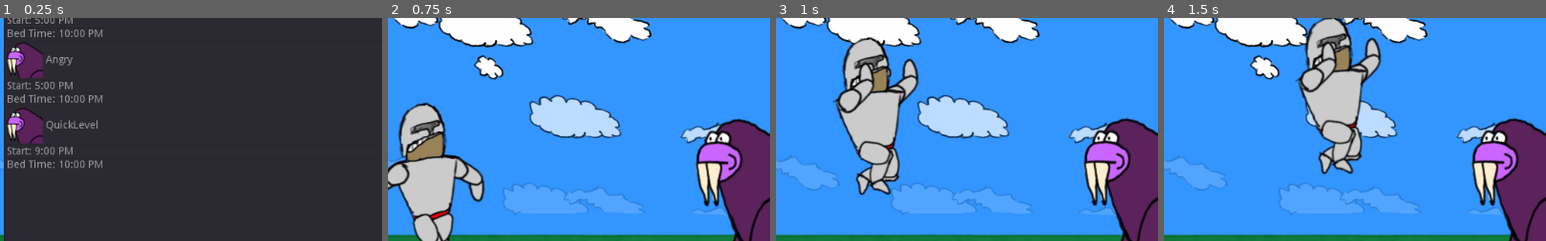
Above: before the commit, frames 1-4 (left to right).
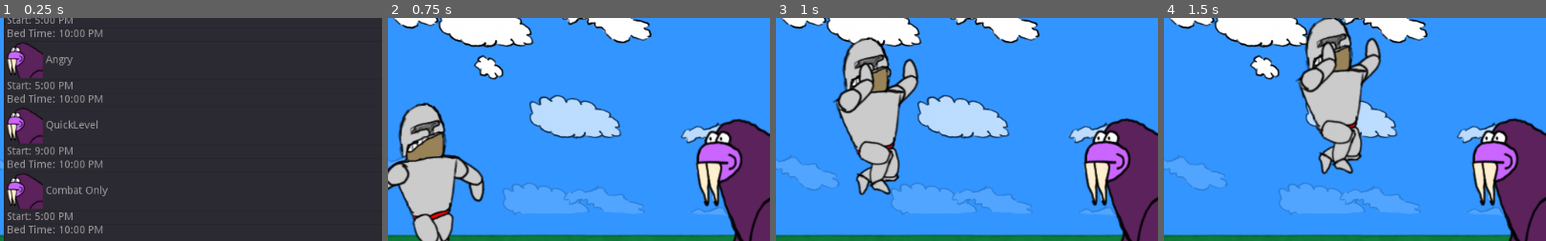
Above: after the commit, the same moments.

Repository: Wall-Dough/unstable
Game: Godot game, scene res://level_select/LevelSelect.tscn
Same seed, same stepped clock (60 frames per second), same inputs: the game is played once before the commit and once after it.
Inputs:
- Up to frame 1 (0.25 s): no input
- Up to frame 2 (0.75 s): tap Enter (ui_accept) at 0.5 s; hold Right (move_right) from 0.53 s (still down); hold Enter (ui_accept) from 0.53 s (still down)
- Up to frame 3 (1 s): keep holding Right (move_right); keep holding Enter (ui_accept); tap Up (jump) at 0.77 s
- Up to frame 4 (1.5 s): release Right (move_right) at 1.28 s; release Enter (ui_accept) at 1.28 s; hold Down (ui_down) from 1.28 s (still down); tap S (give) at 1.35 s
The pictures show only the part of the screen within x 9-59%, y 35-85%; the shares and areas given below are measured in that part.

The runs differ from the first frame. In frame 1, 2.0% of the frame differs, in the area x 2-29%, y 69-97%; in frame 2, nothing differs; in frame 3, nothing differs; in frame 4, nothing differs.

Commit message:
Add effectivenesses as level properties

Diff:
--- a/controls/Controls.gd
+++ b/controls/Controls.gd
@@ -26,6 +26,8 @@
 		var max_size = max_bar.get_size().y
 		var cur_effect = float(effects[action]["cur"])
 		var max_effect = float(effects[action]["max"])
+		if max_effect == 0:
+			max_effect = 1
 		cur_bar.rect_size.y = cur_effect / max_effect * max_size
 
 # Called every frame. 'delta' is the elapsed time since the previous frame.
--- /dev/null
+++ b/level/CombatOnly.tscn
@@ -0,0 +1,7 @@
+[gd_scene load_steps=2 format=2]
+
+[ext_resource path="res://level/Level.tscn" type="PackedScene" id=1]
+
+[node name="Combat Only" instance=ExtResource( 1 )]
+pet_effect = 0
+feed_effect = 0
--- a/level/Level.gd
+++ b/level/Level.gd
@@ -8,6 +8,9 @@
 export(int, 59) var start_minute = 0
 export(int, 23) var bed_time_hour = 22
 export(int, 59) var bed_time_minute = 0
+export(int, 30) var pet_effect = 30
+export(int, 30) var feed_effect = 30
+export(int, 30) var attack_effect = 10
 export(PackedScene) var next_level
 
 # Called when the node enters the scene tree for the first time.
@@ -15,7 +18,12 @@
 	randomize()
 	$time.set_time(start_hour, start_minute)
 	$Monster.set_bed_time(bed_time_hour, bed_time_minute)
-	pass # Replace with function body.
+	$Monster.set_effect("pet", pet_effect)
+	$Monster.set_effect("feed", feed_effect)
+	$Monster.set_effect("left_punch", attack_effect)
+	$Monster.set_effect("right_punch", attack_effect)
+	$Monster.set_effect("left_kick", attack_effect)
+	$Monster.set_effect("right_kick", attack_effect)
 
 func get_player():
 	return $Player
--- a/level_select/LevelSelect.tscn
+++ b/level_select/LevelSelect.tscn
@@ -6,6 +6,7 @@
 [ext_resource path="res://level/QuickLevel.tscn" type="PackedScene" id=4]
 [ext_resource path="res://fonts/droid-sans/DroidSans-Bold.ttf" type="DynamicFontData" id=5]
 [ext_resource path="res://background/Background.tscn" type="PackedScene" id=6]
+[ext_resource path="res://level/CombatOnly.tscn" type="PackedScene" id=7]
 
 [sub_resource type="DynamicFont" id=1]
 size = 88
@@ -20,7 +21,7 @@
 __meta__ = {
 "_edit_use_anchors_": false
 }
-levels = [ ExtResource( 2 ), ExtResource( 3 ), ExtResource( 4 ) ]
+levels = [ ExtResource( 2 ), ExtResource( 3 ), ExtResource( 4 ), ExtResource( 7 ) ]
 
 [node name="Background" parent="." instance=ExtResource( 6 )]
 
--- a/monster/Monster.gd
+++ b/monster/Monster.gd
@@ -51,6 +51,10 @@
 func set_bed_time(hour, minute):
 	bed_time = hour * 60
 	bed_time += minute
+
+func set_effect(effect, value):
+	effects[effect]["cur"] = value
+	effects[effect]["max"] = value
 
 func get_root():
 	return get_tree().get_current_scene()
Not shown: 1 places in level_select/LevelSelect.tscn that only renumber resources
